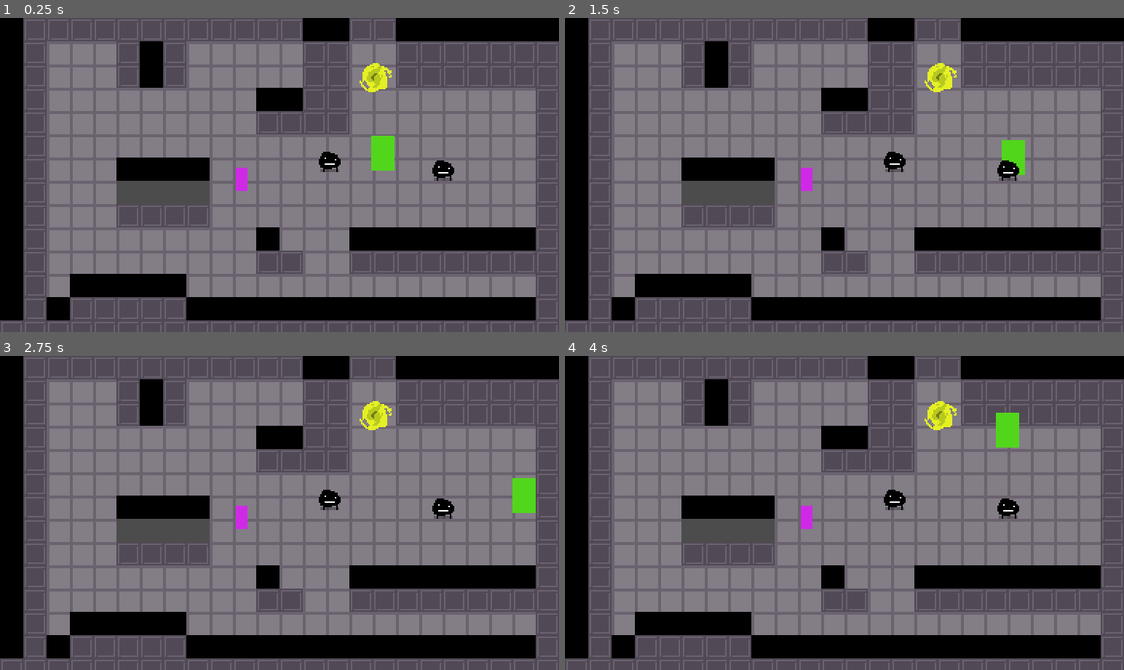
Above: before the commit, frames 1-4 (two rows, left to right).
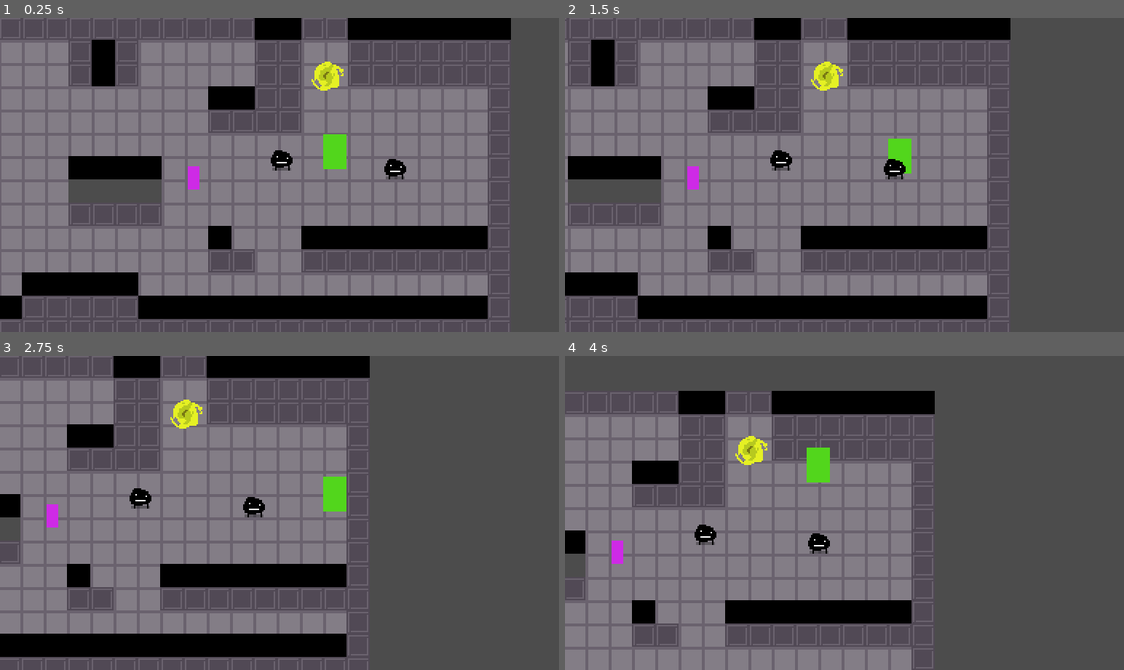
Above: after the commit, the same moments.

Repository: jiink/flask-quest
Game: Godot game, scene res://Rooms/Test/T-1/T-1.tscn
Same seed, same stepped clock (60 frames per second), same inputs: the game is played once before the commit and once after it.
Inputs:
- Up to frame 1 (0.25 s): no input
- Up to frame 2 (1.5 s): tap Enter at 0.5 s; hold Right (right) 0.53-1.28 s; tap Z (a) at 0.6 s; tap X (b) at 0.8, 1.35 s; hold Down (down) from 1.28 s (still down)
- Up to frame 3 (2.75 s): tap A (x) at 1.55 s; tap Space at 2 s; release Down (down) at 2.03 s; hold Right (right) from 2.03 s (still down); hold A (x) from 2.03 s (still down); tap Z (a) at 2.3 s
- Up to frame 4 (4 s): tap Enter at 2.75 s; release Right (right) at 2.78 s; release A (x) at 2.78 s; hold Up (up) 2.78-3.53 s; tap Z (a) at 2.85 s; tap X (b) at 3.05, 3.6 s; hold Left (left) from 3.53 s (still down); hold A (x) from 3.53 s (still down)

The runs differ from the first frame. In frame 1, 49% of the frame differs, in the area x 0-100%, y 0-100%; in frame 2, 61%; in frame 3, 67%; in frame 4, 72%.

Commit message:
Added camera that can follow player

Diff:
--- /dev/null
+++ b/Engine/Camera.gd
@@ -0,0 +1,7 @@
+extends Camera2D
+
+export(bool) var follow_player = true
+
+func _process(delta):
+	if follow_player:
+		position = get_node("../YSort/Player").position
--- /dev/null
+++ b/Engine/Camera.tscn
@@ -0,0 +1,35 @@
+[gd_scene load_steps=2 format=2]
+
+[ext_resource path="res://Engine/Camera.gd" type="Script" id=1]
+
+[node name="Camera" type="Camera2D"]
+
+position = Vector2( 192, 109 )
+anchor_mode = 1
+rotating = false
+current = true
+zoom = Vector2( 1, 1 )
+limit_left = -10000000
+limit_top = -10000000
+limit_right = 10000000
+limit_bottom = 10000000
+limit_smoothed = false
+drag_margin_h_enabled = true
+drag_margin_v_enabled = true
+smoothing_enabled = false
+smoothing_speed = 5.0
+offset_v = 0.0
+offset_h = 0.0
+drag_margin_left = 0.2
+drag_margin_top = 0.2
+drag_margin_right = 0.2
+drag_margin_bottom = 0.2
+editor_draw_screen = true
+editor_draw_limits = false
+editor_draw_drag_margin = false
+script = ExtResource( 1 )
+_sections_unfolded = [ "Smoothing", "Transform" ]
+__meta__ = {
+"_edit_lock_": true
+}
+follow_player = true
--- a/Rooms/Test/T-1/T-1.tscn
+++ b/Rooms/Test/T-1/T-1.tscn
@@ -12,9 +12,10 @@
 [ext_resource path="res://Player/Player.tscn" type="PackedScene" id=10]
 [ext_resource path="res://Engine/light.png" type="Texture" id=11]
 [ext_resource path="res://Items/TestItem.tscn" type="PackedScene" id=12]
-[ext_resource path="res://Engine/dialogue/Diag.tscn" type="PackedScene" id=13]
-
-[node name="TestRoom" type="Node"]
+[ext_resource path="res://Engine/Camera.gd" type="Script" id=13]
+[ext_resource path="res://Engine/dialogue/Diag.tscn" type="PackedScene" id=14]
+
+[node name="TestRoom" type="Node" index="0"]
 
 script = ExtResource( 1 )
 battle_bg = ExtResource( 2 )
@@ -267,7 +268,39 @@
 z_index = -2
 _sections_unfolded = [ "Z Index" ]
 
-[node name="HUD" type="CanvasLayer" parent="." index="7"]
+[node name="Camera" type="Camera2D" parent="." index="7"]
+
+position = Vector2( 192, 109 )
+anchor_mode = 1
+rotating = false
+current = true
+zoom = Vector2( 1, 1 )
+limit_left = -10000000
+limit_top = -10000000
+limit_right = 10000000
+limit_bottom = 10000000
+limit_smoothed = false
+drag_margin_h_enabled = true
+drag_margin_v_enabled = true
+smoothing_enabled = false
+smoothing_speed = 5.0
+offset_v = 0.0
+offset_h = 0.0
+drag_margin_left = 0.2
+drag_margin_top = 0.2
+drag_margin_right = 0.2
+drag_margin_bottom = 0.2
+editor_draw_screen = true
+editor_draw_limits = false
+editor_draw_drag_margin = false
+script = ExtResource( 13 )
+_sections_unfolded = [ "Smoothing", "Transform" ]
+__meta__ = {
+"_edit_lock_": true
+}
+follow_player = true
+
+[node name="HUD" type="CanvasLayer" parent="." index="8"]
 
 layer = 1
 offset = Vector2( 0, 0 )
Not shown: 2 places in Rooms/Test/T-1/T-1.tscn that only renumber resources
